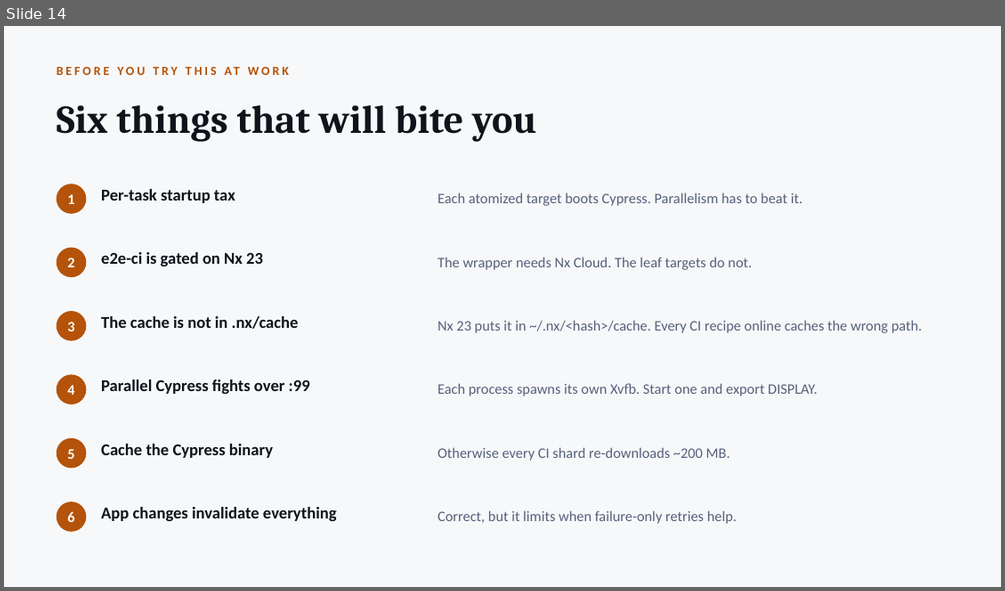
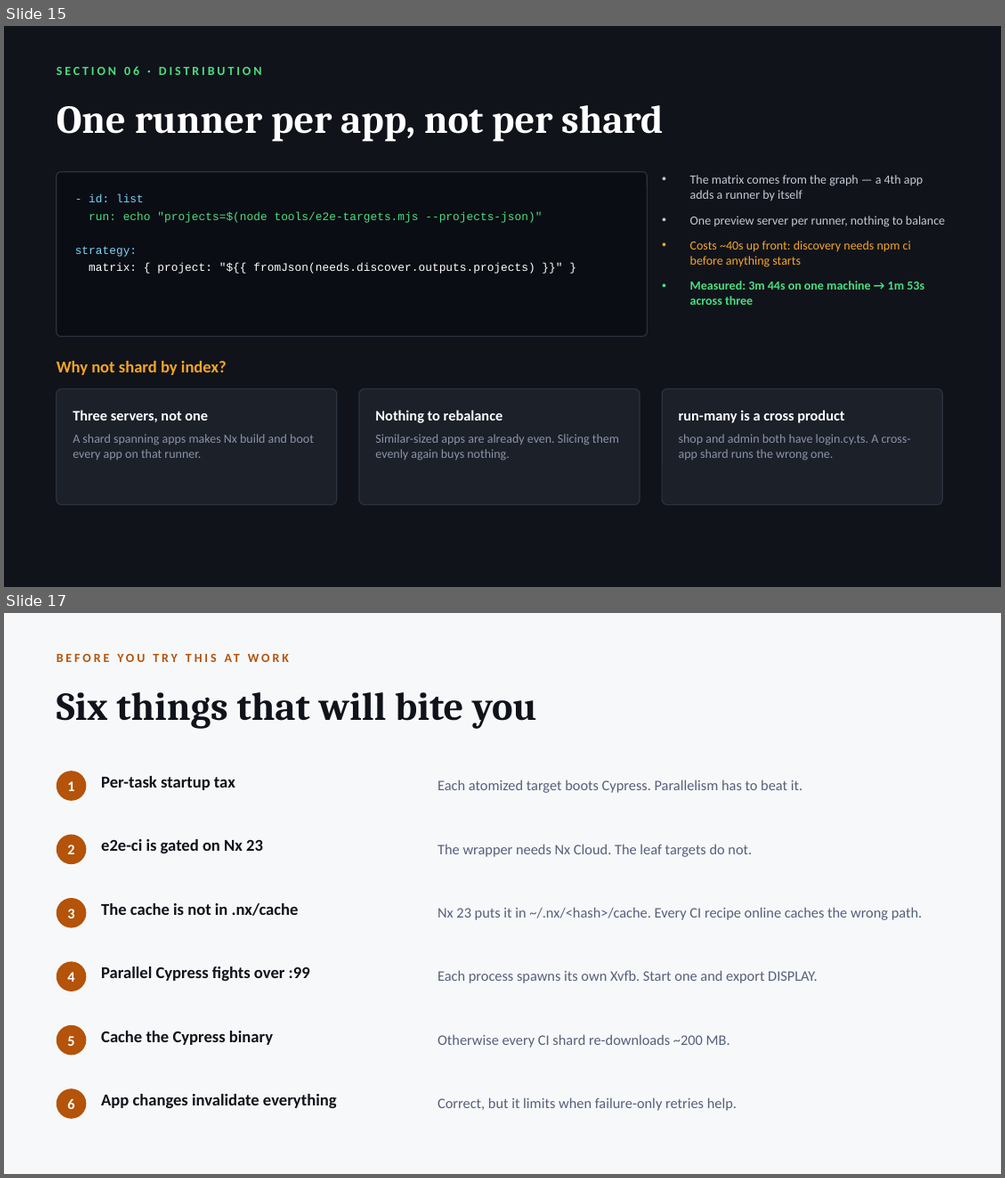
Before and after one commit to radzivil/nx-scaling-e2e-tests-with-atomizer, a slide deck: talk/Scaling-E2E-Tests-with-Nx.pptx. Shown one above the other, each under a label of ours: slide 14 before the commit, slides 15 and 17 after it; the slides between them are not shown. The pictures are 1005x591 and 1005x1178 pixels, drawn with LibreOffice and Linux fonts; fonts in the diff are those of the drawing. Boxes give left, top, right and bottom in pixels: in the first picture for what was removed or moved away, otherwise in the second. Text is boxed around its words. In the diff, an @@ line names an element or a change of style, - is before the commit and + after.

Commit message:
Add the scale section to the deck
Four new slides: the three-app workspace, the ladder as a bar chart, why CI
distributes per app rather than per shard, and what `affected` actually runs.
Takeaways gain a fifth point; the agenda gains the section.

A render pass caught three things: the replay bar sat on a minimum-width floor
that made 5s look like a third of 55s, rung 2 was drawn in the colour this deck
uses for failure, and the title promised four rungs over five bars.

```diff
--- a/talk/Scaling-E2E-Tests-with-Nx.pptx
+++ b/talk/Scaling-E2E-Tests-with-Nx.pptx
@@ slide 15 added at [4, 26, 1001, 587], background #10131A @@
@@ text added at [57, 66, 262, 75], 12 pt, text #4ADE80, bold @@
+SECTION 06 · DISTRIBUTION
@@ text added at [57, 105, 663, 142], 38 pt, text #FFFFFF, bold @@
+One runner per app, not per shard
@@ rounded rectangle added at [57, 172, 647, 337], fill #0A0D13, outline #2C3340 1 pt @@
@@ text added at [690, 175, 945, 305], 12 pt, text #C3CAD6 @@
+• The matrix comes from the graph — a 4th app adds a runner by itself
+• One preview server per runner, nothing to balance
+• Costs ~40s up front: discovery needs npm ci before anything starts
+• Measured: 3m 44s on one machine → 1m 53s across three
@@ text added at [75, 194, 542, 273], 11 pt, text #FFFFFF @@
+- id: list
+run: echo "projects=$(node tools/e2e-targets.mjs --projects-json)"
+strategy:
+matrix: { project: "${{ fromJson(needs.discover.outputs.projects) }}" }
@@ text added at [57, 361, 226, 375], 16 pt, text #F5A524, bold @@
+Why not shard by index?
@@ rounded rectangle added at [57, 389, 337, 505], fill #1B2029, outline #2C3340 1 pt @@
@@ rounded rectangle added at [359, 389, 639, 505], fill #1B2029, outline #2C3340 1 pt @@
@@ rounded rectangle added at [662, 389, 942, 505], fill #1B2029, outline #2C3340 1 pt @@
@@ text added at [73, 410, 208, 422], 14 pt, text #FFFFFF, bold @@
+Three servers, not one
@@ text added at [375, 410, 503, 423], 14 pt, text #FFFFFF, bold @@
+Nothing to rebalance
@@ text added at [679, 410, 844, 423], 14 pt, text #FFFFFF, bold @@
+run-many is a cross product
@@ text added at [73, 434, 314, 459], 12 pt, text #8A94A6 @@
+A shard spanning apps makes Nx build and boot every app on that runner.
@@ text added at [375, 434, 619, 460], 12 pt, text #8A94A6 @@
+Similar-sized apps are already even. Slicing them evenly again buys nothing.
@@ text added at [679, 434, 911, 460], 12 pt, text #8A94A6 @@
+shop and admin both have login.cy.ts. A cross-app shard runs the wrong one.
@@ what was slide 14 is now slide 17 @@
```
Also in this commit, not shown: 2 slides changed, 3 other slides added, 1 slide removed, 1 other file.
